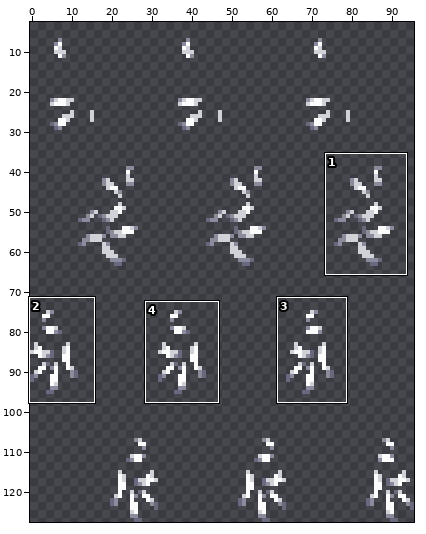
Sprite sheet -- Resources/Textures/_CD/Mobs/Customization/snaketails.rsi/tail_snakestripe_secondary_wagging.png. Above: a wide view before the commit, with the close-up outlined.
Close-up. Before the commit:
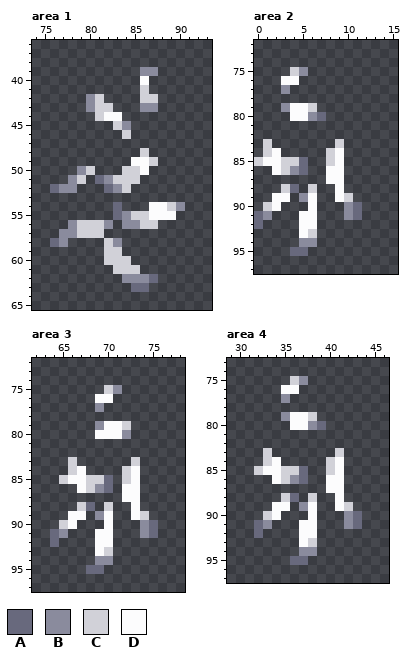
The file is 96x128 pixels. Shown: area 1: x 74..93, y 36..65; area 2: x 0..15, y 72..97; area 3: x 62..78, y 72..97; area 4: x 29..46, y 73..97. The wide view leaves out empty margins. The commit also changed other parts of the picture, which this record leaves out.
Palette (. is transparent): A #68697d  B #8a8b9d  C #d1d1d8  D #fcfcfd
After the commit:
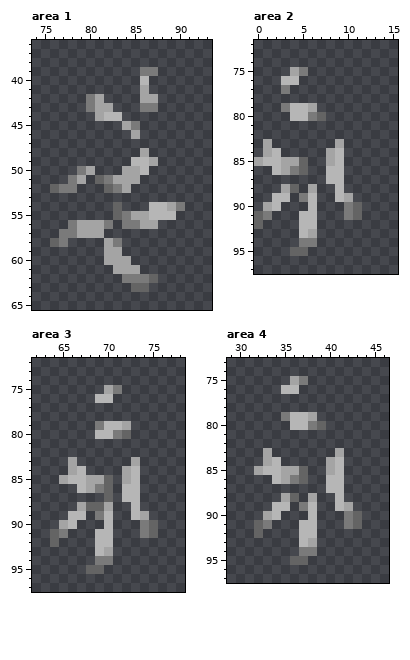
What changed:
colour A: #68697d -> #646464
colour B: #8a8b9d -> #7a7a7a
colour C: #d1d1d8 -> #a4a4a4
colour D: #fcfcfd -> #b6b6b6
Changed rows in their new state; - is a pixel that keeps its letter.
Area 1:
first column x 83:
45 .CB
46 -.C
Area 3:
first column x 69:
77 .---
80 --BA
first column x 69:
87 -A
88 A-
Area 4:
first column x 35:
77 .
